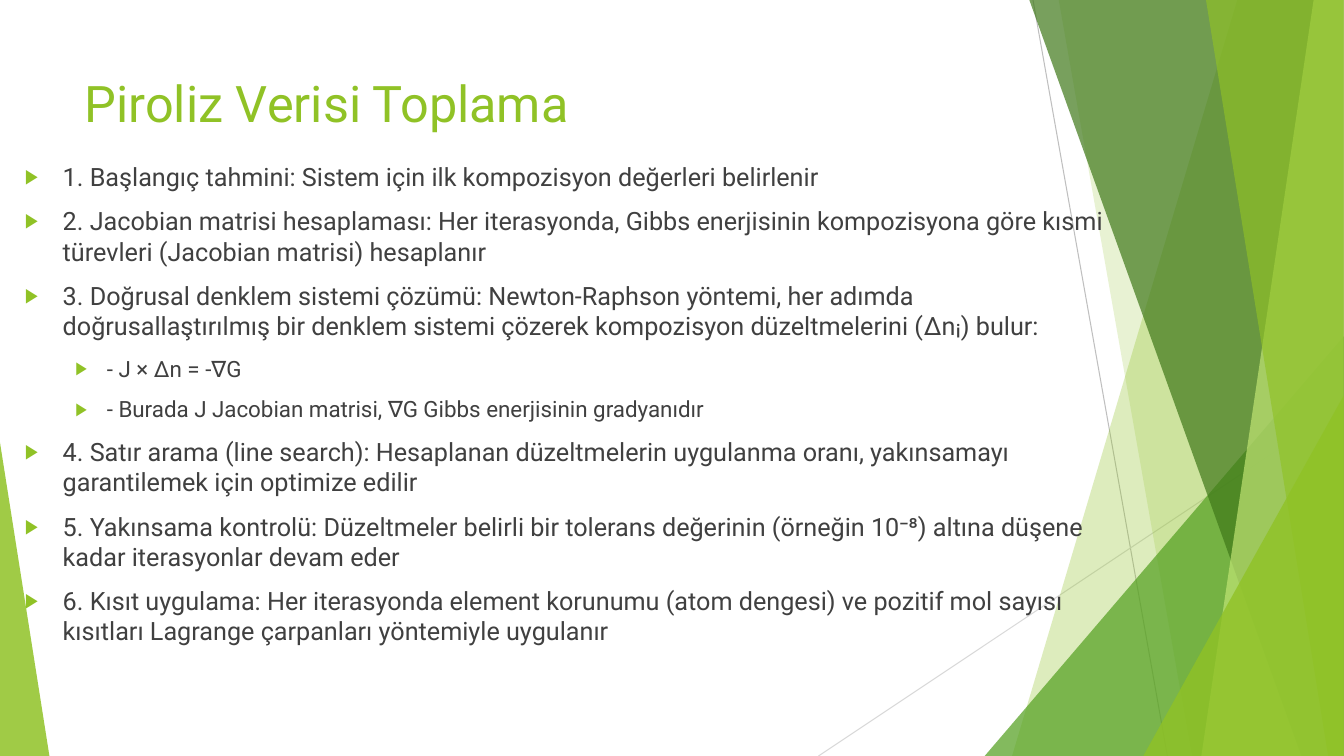
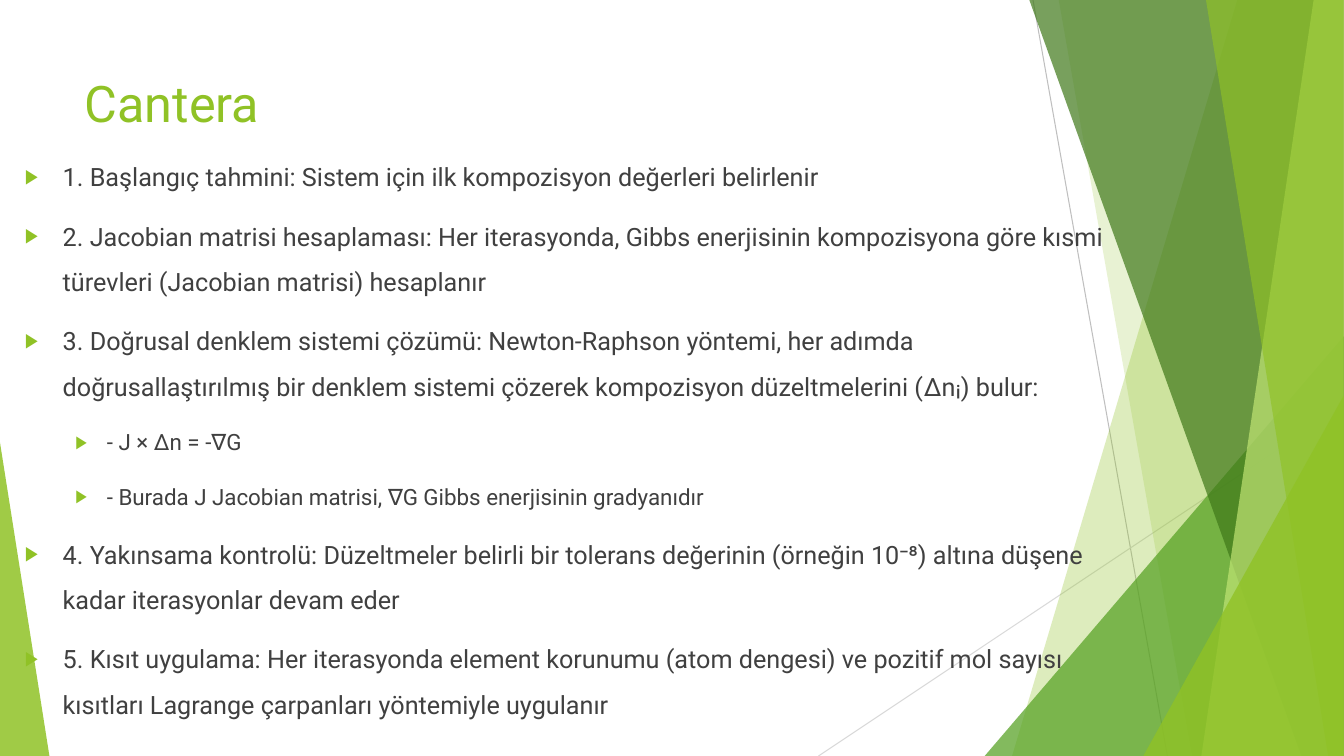
Before and after one commit to orhunuz-ftell/-biyokomurlestirme, a slide deck: slide 15 of tik4_sunum.pptx (slide 16 before the commit). Drawn at 1344x756 pixels with LibreOffice and Linux fonts; fonts in the diff are those of the drawing. Boxes give left, top, right and bottom in pixels: in the first picture for what was removed or moved away, otherwise in the second. Text is boxed around its words. In the diff, an @@ line names an element or a change of style, - is before the commit and + after.

```diff
--- a/tik4_sunum.pptx
+++ b/tik4_sunum.pptx
@@ title at [85, 85, 260, 123]: text changed @@
-Piroliz Verisi Toplama
+Cantera
@@ text at [63, 223, 1102, 510]: line spacing 1 to 1.5 @@
@@ text at [63, 541, 1083, 720]: text changed @@
-▶ 4. Satır arama (line search): Hesaplanan düzeltmelerin uygulanma oranı, yakınsamayı garantilemek için optimize edilir
-▶ 5. Yakınsama kontrolü: Düzeltmeler belirli bir tolerans değerinin (örneğin 10⁻⁸) altına düşene kadar iterasyonlar devam eder
-▶ 6. Kısıt uygulama: Her iterasyonda element korunumu (atom dengesi) ve pozitif mol sayısı kısıtları Lagrange çarpanları yöntemiyle uygulanır
+▶ 4. Yakınsama kontrolü: Düzeltmeler belirli bir tolerans değerinin (örneğin 10⁻⁸) altına düşene kadar iterasyonlar devam eder
+▶ 5. Kısıt uygulama: Her iterasyonda element korunumu (atom dengesi) ve pozitif mol sayısı kısıtları Lagrange çarpanları yöntemiyle uygulanır
```
Also in this commit, not shown: 9 other slides changed, 20 slides added, 15 slides removed, 3 other files.
